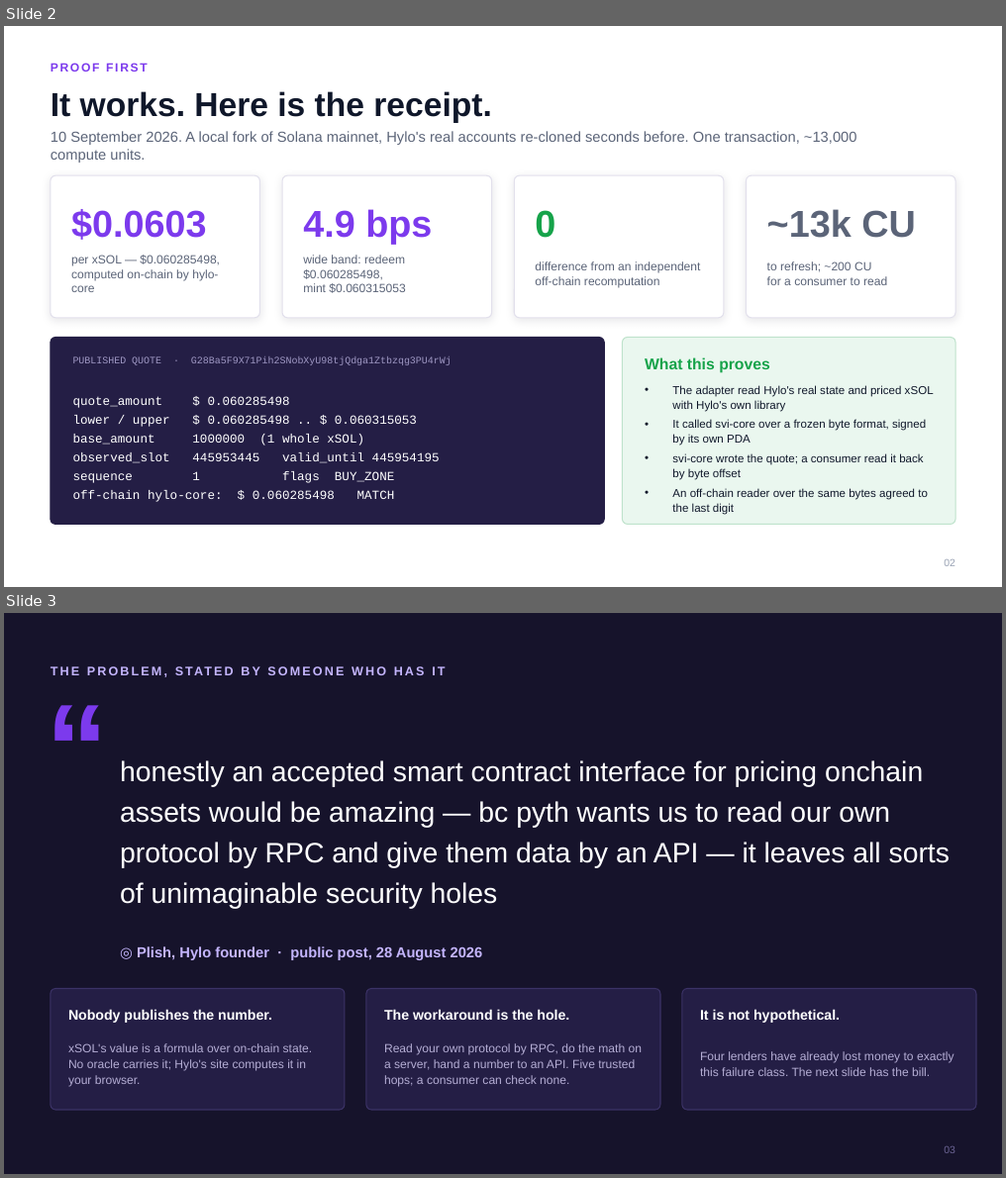
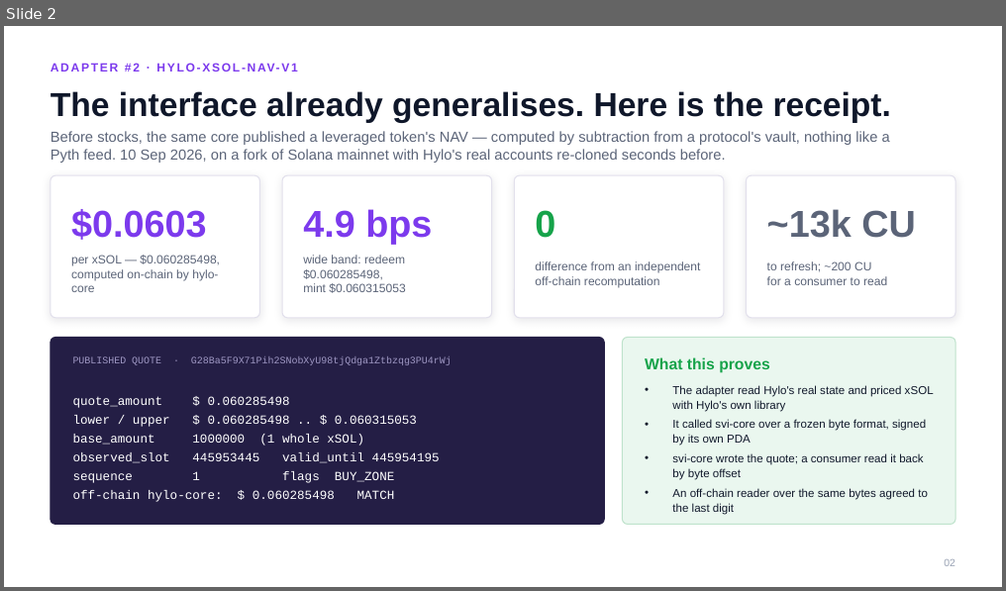
Before and after one commit to princedotrs/solana-valuation-interface, a slide deck: docs/deck/svi-pitch-deck.pptx. Shown one above the other, each under a label of ours: slides 2 and 3 before the commit, slide 2 after it. The pictures are 1006x1178 and 1006x591 pixels, drawn with LibreOffice and Linux fonts; fonts in the diff are those of the drawing. Boxes give left, top, right and bottom in pixels: in the first picture for what was removed or moved away, otherwise in the second. Text is boxed around its words. In the diff, an @@ line names an element or a change of style, - is before the commit and + after.

```diff
--- a/docs/deck/svi-pitch-deck.pptx
+++ b/docs/deck/svi-pitch-deck.pptx
@@ slide 3 removed at [4,613,1002,1174], background #16132B @@
@@ text removed at [46,682,151,802] @@
-“
@@ text removed at [120,761,949,909] @@
-honestly an accepted smart contract interface for pricing onchain assets would be amazing — bc pyth wants us to read our own protocol by RPC and give them data by an API — it leaves all sorts of unimaginable security holes
@@ text removed at [228,842,756,868] @@
-THE PROBLEM, STATED BY SOMEONE WHO HAS IT
@@ text removed at [137,947,483,960] @@
-◎ Plish, Hylo founder · public post, 28 August 2026
@@ rounded rectangle removed at [51,989,345,1110] @@
@@ rounded rectangle removed at [366,989,660,1110] @@
@@ rounded rectangle removed at [682,989,976,1110] @@
@@ text removed at [68,1009,272,1023] @@
-Nobody publishes the number.
@@ text removed at [384,1009,569,1020] @@
-The workaround is the hole.
@@ text removed at [700,1009,840,1023] @@
-It is not hypothetical.
@@ text removed at [68,1044,313,1086] @@
-xSOL's value is a formula over on-chain state. No oracle carries it; Hylo's site computes it in your browser.
@@ text removed at [384,1044,642,1086] @@
-Read your own protocol by RPC, do the math on a server, hand a number to an API. Five trusted hops; a consumer can check none.
@@ text removed at [700,1052,954,1076] @@
-Four lenders have already lost money to exactly this failure class. The next slide has the bill.
@@ text removed at [944,1147,955,1154] @@
-03
@@ slide 2 changed as well @@
@@ text at [51,91,891,123]: text changed @@
-It works. Here is the receipt.
+The interface already generalises. Here is the receipt.
@@ text at [51,131,890,163]: text changed @@
-10 September 2026. A local fork of Solana mainnet, Hylo's real accounts re-cloned seconds before. One transaction, ~13,000 compute units.
+Before stocks, the same core published a leveraged token's NAV — computed by subtraction from a protocol's vault, nothing like a Pyth feed. 10 Sep 2026, on a fork of Solana mainnet with Hylo's real accounts re-cloned seconds before.
@@ text at [696,385,934,397]: text changed @@
-PROOF FIRST
+ADAPTER #2 · HYLO-XSOL-NAV-V1
```
Also in this commit, not shown: 14 other slides changed, 5 slides added, 3 other slides removed, 3 other files.
